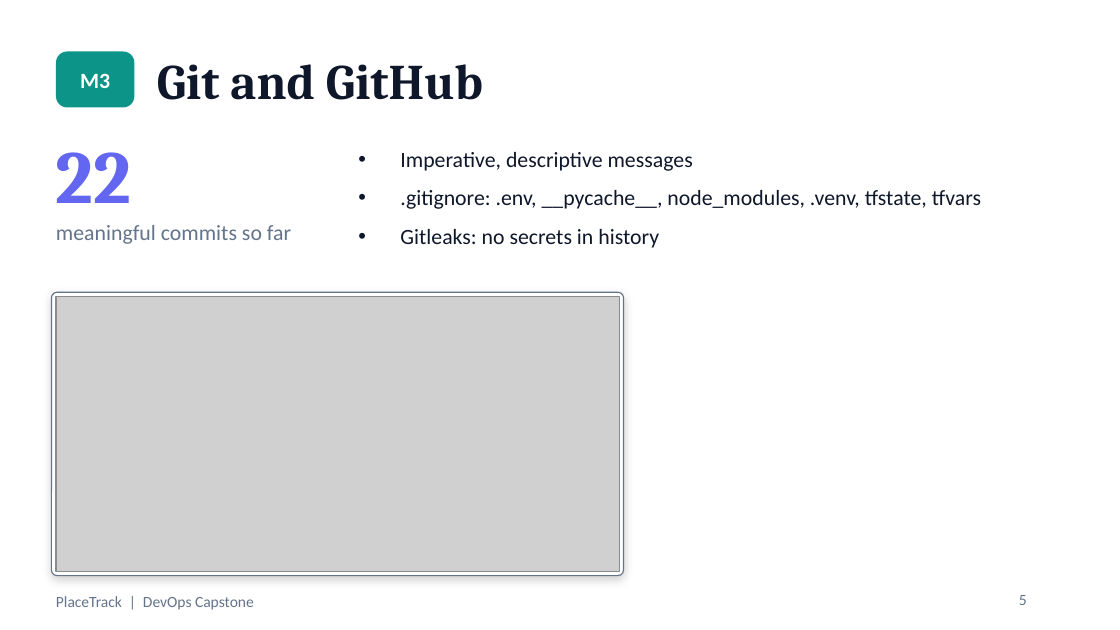
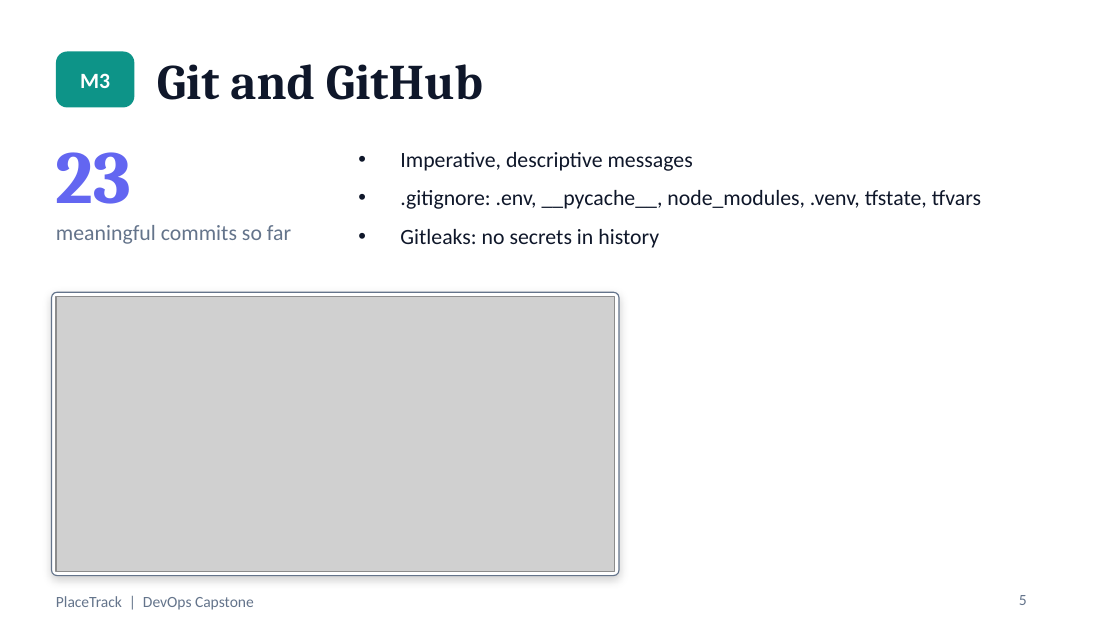
Before and after one commit to Raghavendra1729-cell/placetrack-devops-capstone, a slide deck: slide 5 of docs/PlaceTrack-Capstone.pptx. Drawn at 1120x630 pixels with LibreOffice and Linux fonts; fonts in the diff are those of the drawing; grey boxes stand for pictures. Boxes give left, top, right and bottom in pixels: in the first picture for what was removed or moved away, otherwise in the second. Text is boxed around its words. In the diff, an @@ line names an element or a change of style, - is before the commit and + after.

Commit message:
Retake the git log screenshot and rebuild the deck with the final commit count

```diff
--- a/docs/PlaceTrack-Capstone.pptx
+++ b/docs/PlaceTrack-Capstone.pptx
@@ text at <box>56,152,132,204</box>: text changed @@
-22
+23
@@ rounded rectangle: place and size @@
-rounded rectangle at <box>52,292,624,576</box>
+rounded rectangle at <box>52,292,619,576</box>
@@ picture: place and size @@
-picture at <box>56,297,619,571</box>
+picture at <box>56,297,615,571</box>
```
Also in this commit, not shown: 1 other file.
